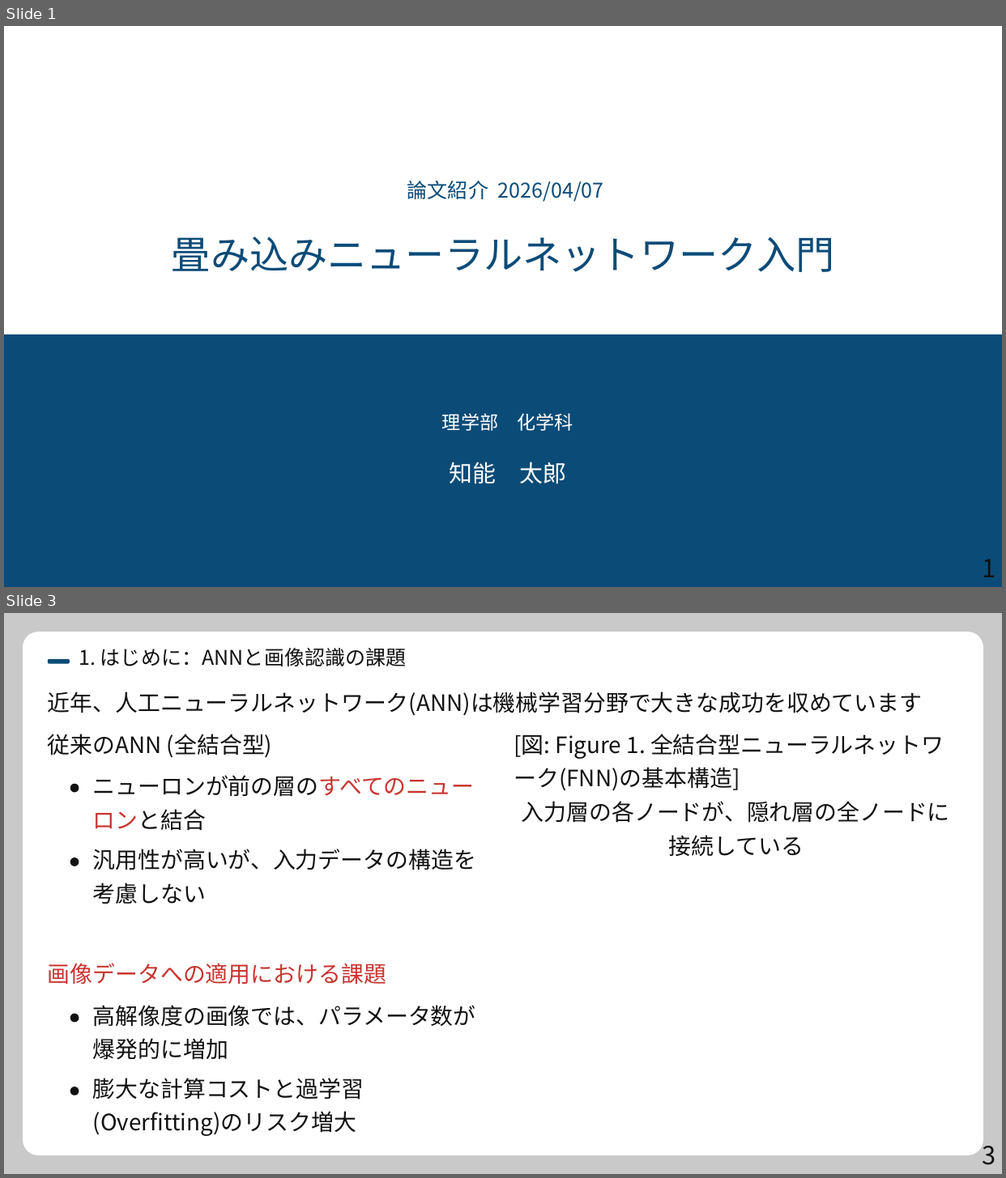
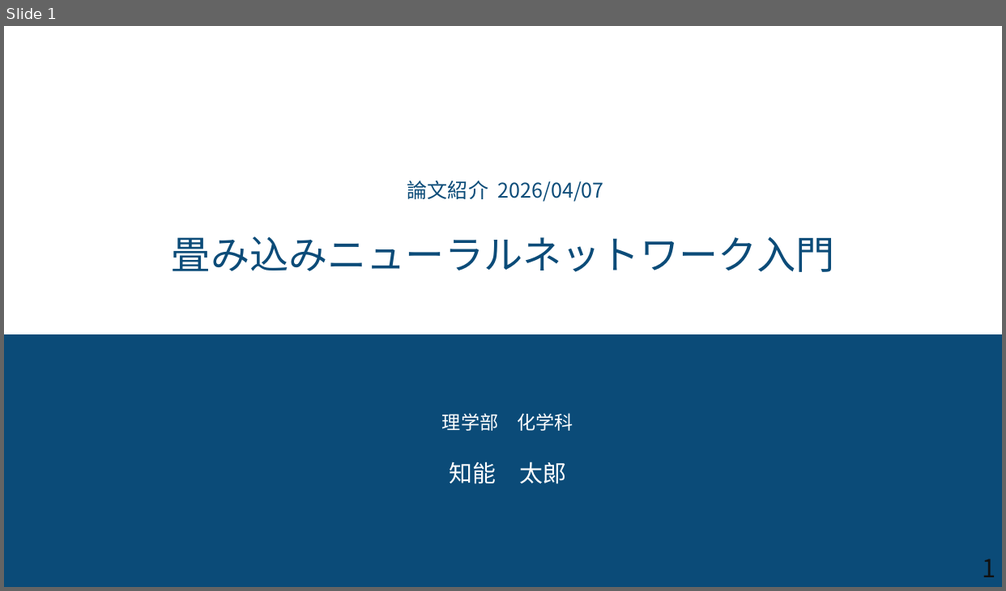
Before and after one commit to syarasyoujyu/create_presentation, a slide deck: data/CNN/step2.pptx. Shown one above the other, each under a label of ours: slides 1 and 3 before the commit, slide 1 after it; the slides between them are not shown. The pictures are 1006x1178 and 1006x591 pixels, drawn with LibreOffice and Linux fonts; fonts in the diff are those of the drawing. Boxes give left, top, right and bottom in pixels: in the first picture for what was removed or moved away, otherwise in the second. Text is boxed around its words. In the diff, an @@ line names an element or a change of style, - is before the commit and + after.

Commit message:
フォントサイズを考慮しながら、数式追加できるように調整

```diff
--- a/data/CNN/step2.pptx
+++ b/data/CNN/step2.pptx
@@ slide 3 removed at (x1=4, y1=613, x2=1002, y2=1174), background #FFFFFF @@
@@ freeform shape removed at (x1=4, y1=613, x2=1002, y2=1174) @@
@@ freeform shape removed at (x1=4, y1=613, x2=1002, y2=1174) @@
@@ freeform shape removed at (x1=23, y1=632, x2=983, y2=1156) @@
@@ freeform shape removed at (x1=48, y1=658, x2=69, y2=663) @@
@@ text removed at (x1=79, y1=648, x2=407, y2=666) @@
-1. はじめに：ANNと画像認識の課題
@@ text removed at (x1=48, y1=692, x2=922, y2=716) @@
-近年、人工ニューラルネットワーク(ANN)は機械学習分野で大きな成功を収めています
@@ text removed at (x1=48, y1=734, x2=272, y2=758) @@
-従来のANN (全結合型)
@@ text removed at (x1=513, y1=734, x2=944, y2=759) @@
-[図: Figure 1. 全結合型ニューラルネットワ
@@ text removed at (x1=93, y1=775, x2=475, y2=797) @@
-ニューロンが前の層のすべてのニュー
@@ text removed at (x1=513, y1=767, x2=739, y2=791) @@
-ーク(FNN)の基本構造]
@@ freeform shape removed at (x1=70, y1=784, x2=79, y2=792) @@
@@ text removed at (x1=522, y1=801, x2=950, y2=823) @@
-入力層の各ノードが、隠れ層の全ノードに
@@ text removed at (x1=93, y1=809, x2=206, y2=831) @@
-ロンと結合
@@ text removed at (x1=93, y1=849, x2=476, y2=871) @@
-汎用性が高いが、入力データの構造を
@@ text removed at (x1=668, y1=835, x2=803, y2=856) @@
-接続している
@@ freeform shape removed at (x1=70, y1=858, x2=79, y2=866) @@
@@ text removed at (x1=93, y1=883, x2=206, y2=904) @@
-考慮しない
@@ text removed at (x1=48, y1=963, x2=386, y2=985) @@
-画像データへの適用における課題
@@ freeform shape removed at (x1=70, y1=1013, x2=79, y2=1022) @@
@@ text removed at (x1=93, y1=1005, x2=476, y2=1027) @@
-高解像度の画像では、パラメータ数が
@@ text removed at (x1=93, y1=1038, x2=228, y2=1060) @@
-爆発的に増加
@@ freeform shape removed at (x1=70, y1=1087, x2=79, y2=1095) @@
@@ text removed at (x1=93, y1=1078, x2=364, y2=1100) @@
-膨大な計算コストと過学習
@@ text removed at (x1=93, y1=1111, x2=356, y2=1136) @@
-(Overfitting)のリスク増大
@@ text removed at (x1=982, y1=1139, x2=995, y2=1165) @@
-3
```
Also in this commit, not shown: 6 slides changed, 5 slides added, 3 other slides removed, 16 other files.
